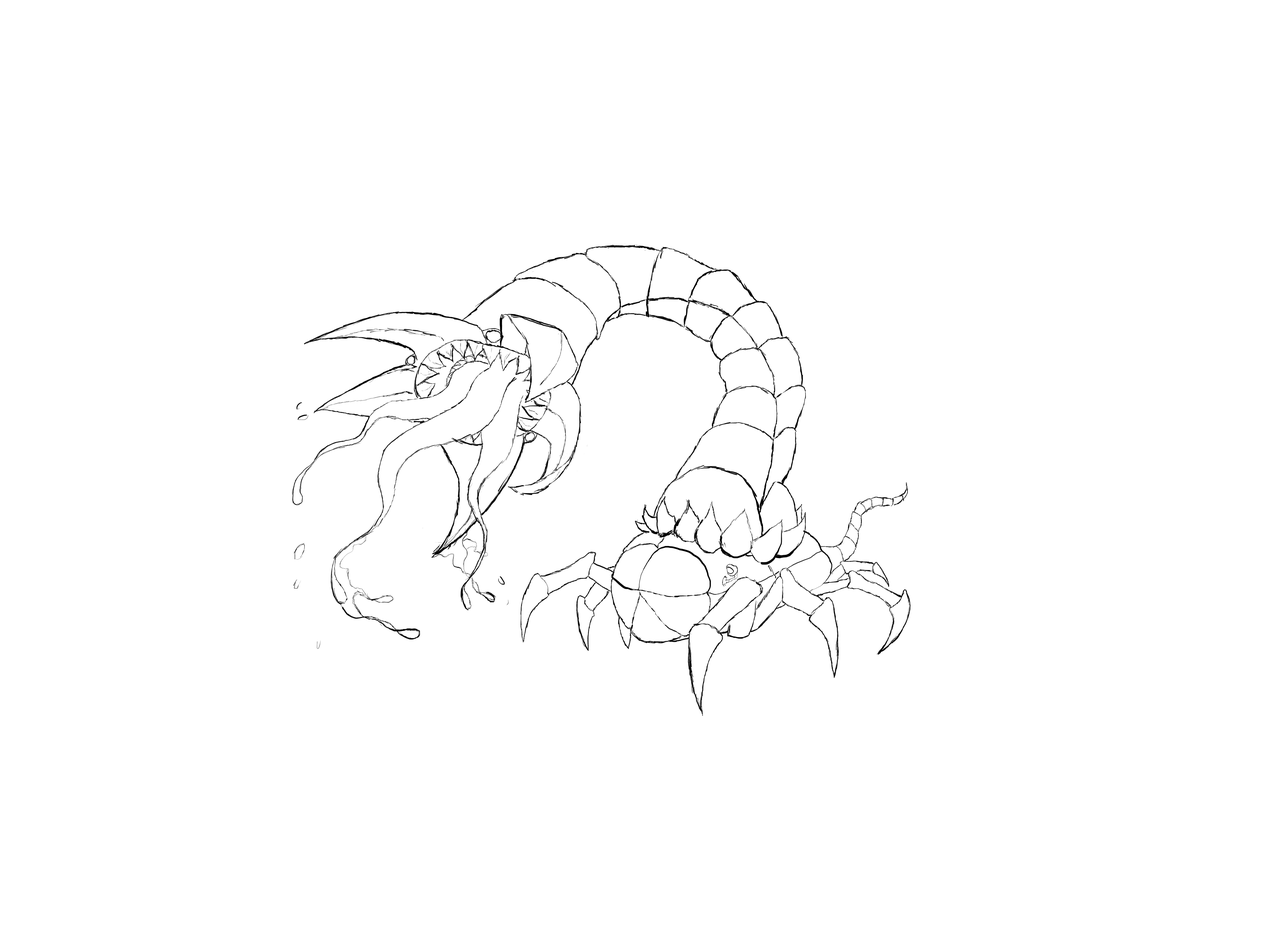
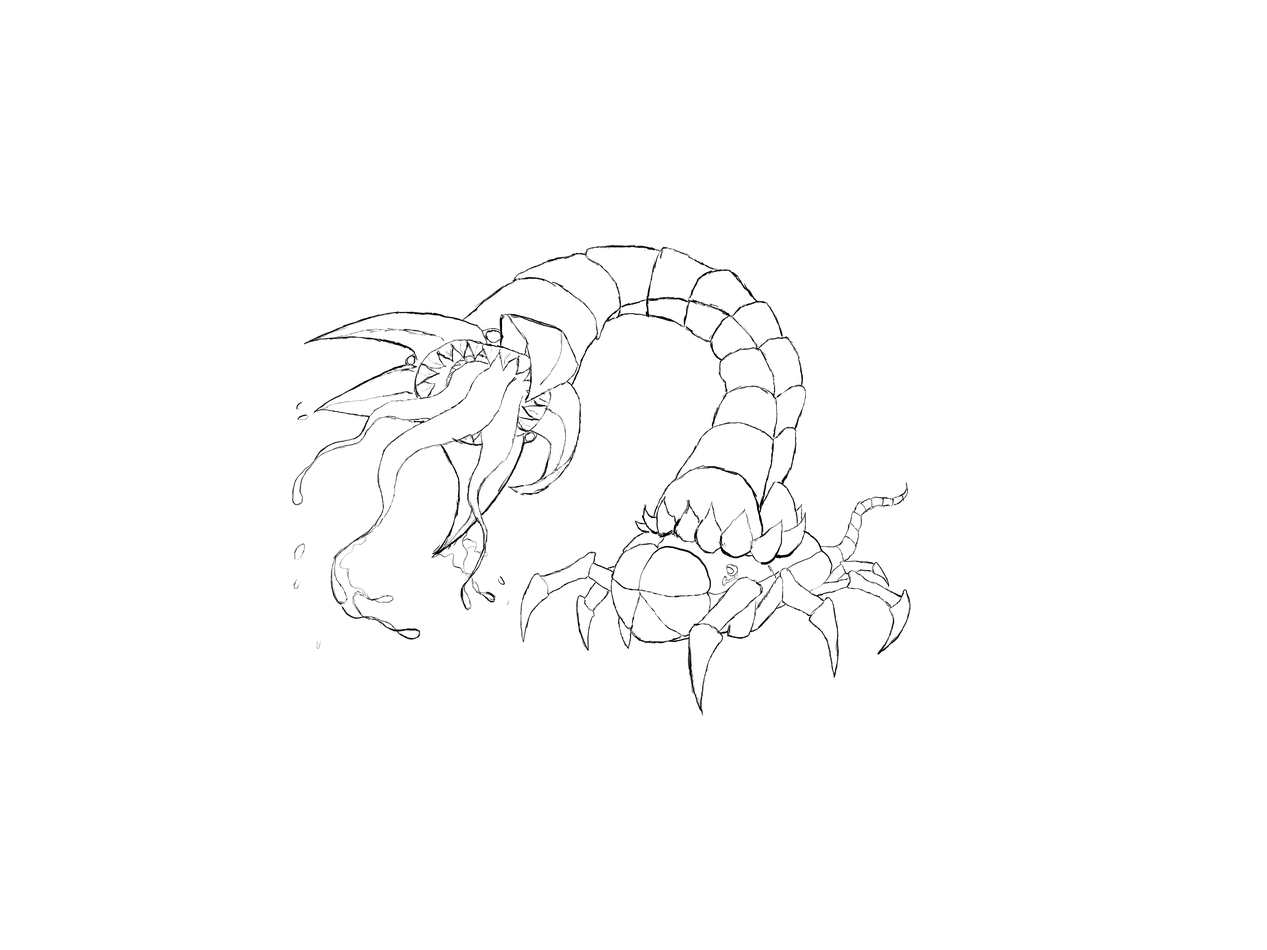
Comparing the layer stacks of the two (1267, 950) images. Changes:
pixels changed over left=612, top=574, right=635, bottom=590 (layer not identified)
